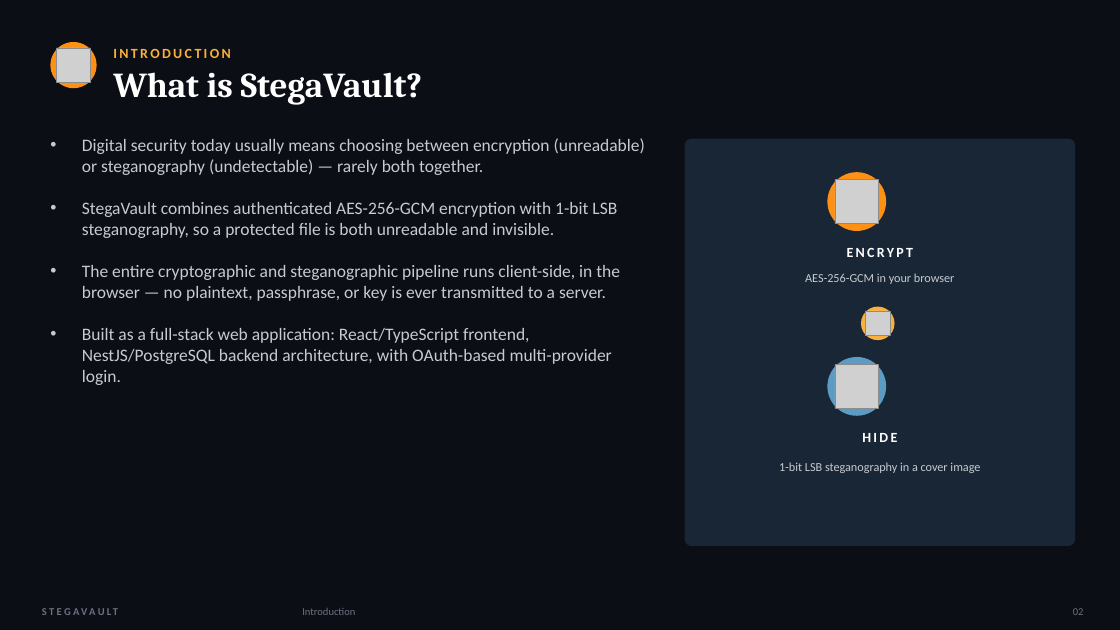
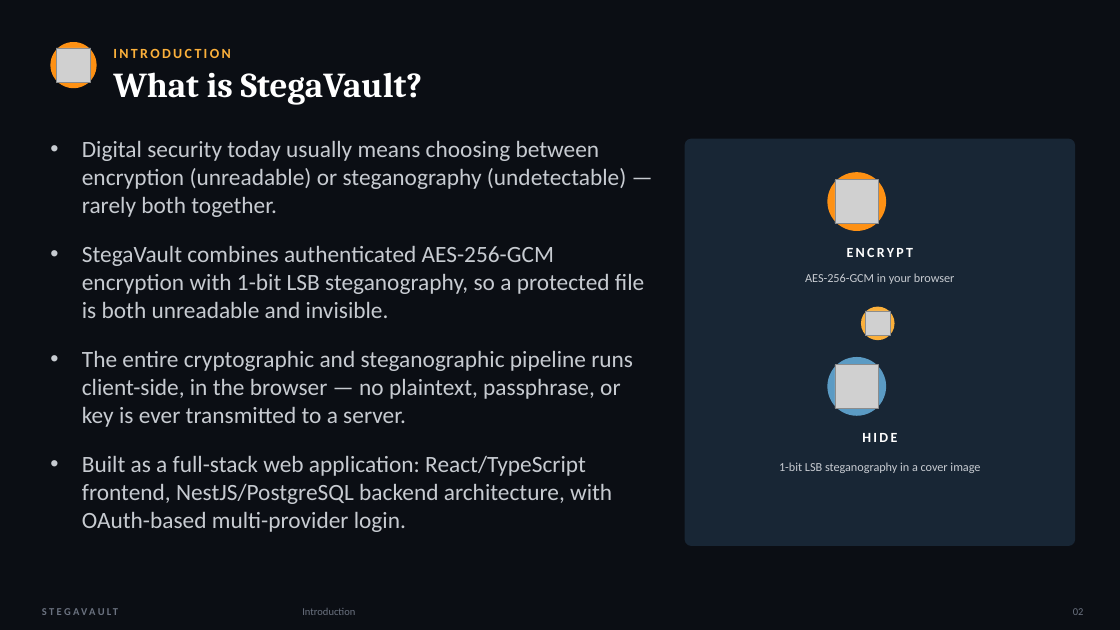
Before and after one commit to naveenk4250-code/stegavault, a slide deck: slide 2 of StegaVault_Presentation.pptx. Drawn at 1120x630 pixels with LibreOffice and Linux fonts; fonts in the diff are those of the drawing; grey boxes stand for pictures. Boxes give left, top, right and bottom in pixels: in the first picture for what was removed or moved away, otherwise in the second. Text is boxed around its words. In the diff, an @@ line names an element or a change of style, - is before the commit and + after.

```diff
--- a/StegaVault_Presentation.pptx
+++ b/StegaVault_Presentation.pptx
@@ text "Digital security today usually means ..." at [82, 141, 644, 532]: size 15 to 20 pt @@
```
Also in this commit, not shown: 10 other slides changed, 6 slides added, 5 slides removed, 24 other files.
